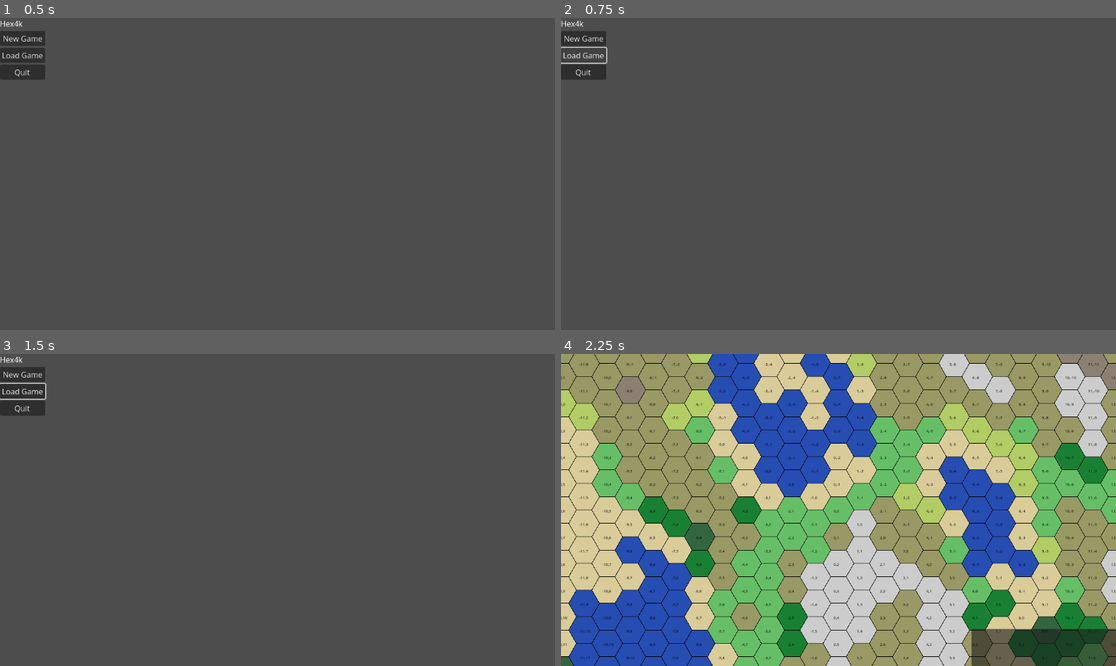
Above: before the commit, frames 1-4 (two rows, left to right).
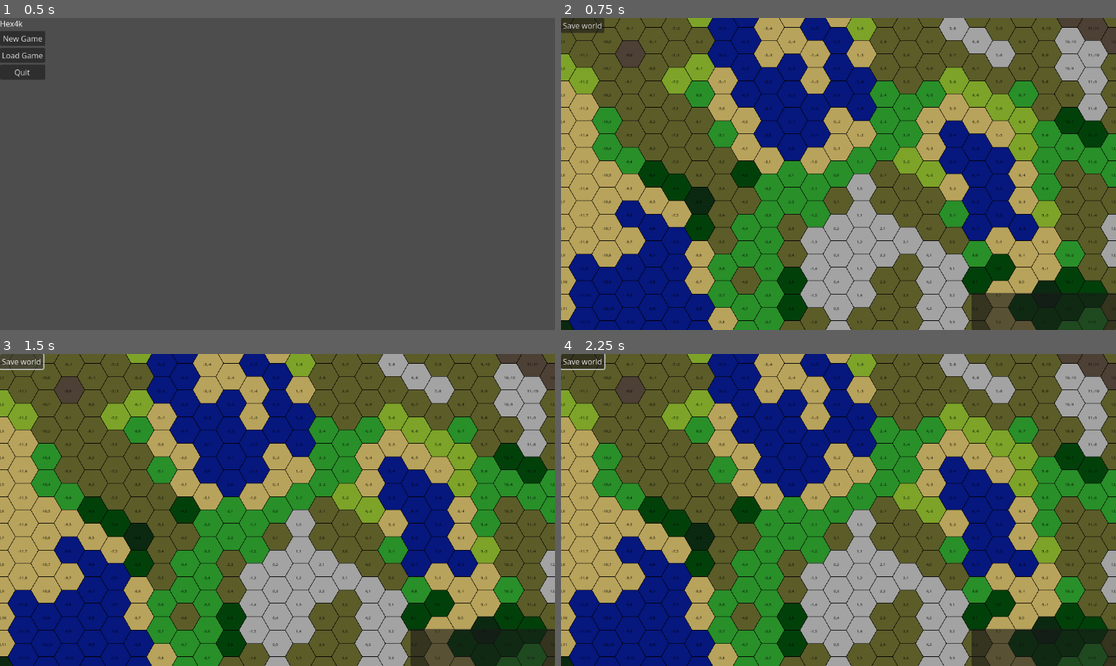
Above: after the commit, the same moments.

Repository: hyperbaton/hex4k
Game: Godot game, scene res://scenes/MainMenu.tscn
The game is run twice, just before and just after one commit, with the same random seed, the same clock (stepped at 60 frames per second) and the same inputs.
Inputs (mouse positions are in pixels of both pictures, inside the frame that each line leads up to):
- Up to frame 1 (0.5 s): no input
- Up to frame 2 (0.75 s): click "Load Game" at 0.5 s
- Up to frame 3 (1.5 s): click (22, 360) at 1.25 s, where only the run after the commit has a clickable "Save world"
- Up to frame 4 (2.25 s): click (583, 375) at 2 s, where only the run before the commit has a clickable "New Game"

Frame 1 is identical in both runs. In frame 2, 100% of the frame differs, in the area x 0-100%, y 0-100%; in frame 3, 100%; in frame 4, 97%.

Commit message:
Save and load games

Diff:
--- a/project.godot
+++ b/project.godot
@@ -15,6 +15,10 @@
 config/features=PackedStringArray("4.5", "Mobile")
 config/icon="res://icon.svg"
 
+[autoload]
+
+GameState="*res://src/core/GameState.gd"
+
 [dotnet]
 
 project/assembly_name="Hex4k"
--- a/scenes/GameRoot.tscn
+++ b/scenes/GameRoot.tscn
@@ -17,11 +17,3 @@
 script = ExtResource("3_653ys")
 
 [node name="World" parent="." instance=ExtResource("4_p13ka")]
-
-[node name="UI" type="CanvasLayer" parent="."]
-
-[node name="HUD" type="Control" parent="UI"]
-layout_mode = 3
-anchors_preset = 0
-offset_right = 40.0
-offset_bottom = 40.0
--- a/scenes/World.tscn
+++ b/scenes/World.tscn
@@ -1,9 +1,10 @@
-[gd_scene load_steps=5 format=3 uid="uid://dygkvii468c7v"]
+[gd_scene load_steps=6 format=3 uid="uid://dygkvii468c7v"]
 
 [ext_resource type="Script" uid="uid://cs824houtmiri" path="res://src/world/World.gd" id="1_7g83o"]
 [ext_resource type="Script" uid="uid://dmm1myogjxbjx" path="res://src/world/Camera.gd" id="2_d1c63"]
 [ext_resource type="Script" uid="uid://dnio28xxq5yxt" path="res://src/world/ChunkManager.gd" id="4_1lgw5"]
 [ext_resource type="Script" uid="uid://ddi1sqhd2lfj5" path="res://src/ui/TileInfoPanel.gd" id="4_d1c63"]
+[ext_resource type="Script" uid="uid://kowa1myr1x3l" path="res://src/ui/SaveButton.gd" id="5_1lgw5"]
 
 [node name="World" type="Node2D"]
 script = ExtResource("1_7g83o")
@@ -18,15 +19,11 @@
 
 [node name="Root" type="Control" parent="UI"]
 layout_mode = 3
-anchors_preset = 3
-anchor_left = 1.0
-anchor_top = 1.0
+anchors_preset = 15
 anchor_right = 1.0
 anchor_bottom = 1.0
-offset_left = -40.0
-offset_top = -40.0
-grow_horizontal = 0
-grow_vertical = 0
+grow_horizontal = 2
+grow_vertical = 2
 
 [node name="TileInfoPanel" type="PanelContainer" parent="UI/Root"]
 layout_mode = 1
@@ -52,3 +49,10 @@
 
 [node name="Terrain" type="Label" parent="UI/Root/TileInfoPanel/VBoxContainer"]
 layout_mode = 2
+
+[node name="SaveButton" type="Button" parent="UI/Root"]
+layout_mode = 1
+offset_right = 8.0
+offset_bottom = 8.0
+text = "Save world"
+script = ExtResource("5_1lgw5")
--- /dev/null
+++ b/src/core/GameState.gd
@@ -0,0 +1,16 @@
+extends Node
+
+enum Mode { NEW_GAME, LOAD_GAME }
+
+var mode: Mode = Mode.NEW_GAME
+var save_id: String = ""
+var world_seed: int = 12345
+
+func start_new_game(seed: int):
+	mode = Mode.NEW_GAME
+	world_seed = seed
+	save_id = "save_001"
+
+func load_game(save: String):
+	mode = Mode.LOAD_GAME
+	save_id = save
--- a/src/core/MainMenu.gd
+++ b/src/core/MainMenu.gd
@@ -3,9 +3,15 @@
 func _ready():
 	$CenterContainer/VBoxContainer/ButtonNewGame.pressed.connect(_on_new_game)
 	$CenterContainer/VBoxContainer/ButtonQuit.pressed.connect(_on_quit)
+	$CenterContainer/VBoxContainer/ButtonLoadGame.pressed.connect(_on_load_game)
 
 func _on_new_game():
+	GameState.start_new_game(randi())
 	get_tree().change_scene_to_file("res://scenes/GameRoot.tscn")
 
 func _on_quit():
 	get_tree().quit()
+
+func _on_load_game():
+	GameState.load_game("save_001")
+	get_tree().change_scene_to_file("res://scenes/GameRoot.tscn")
--- /dev/null
+++ b/src/model/ChunkData.gd
@@ -0,0 +1,36 @@
+extends RefCounted
+class_name ChunkData
+
+var coord: Vector2i  # (chunk_q, chunk_r)
+var tiles := {}      # Dictionary<Vector2i, TileData>
+
+static func save_chunk(chunk: ChunkData, path: String):
+	var file = FileAccess.open(path, FileAccess.WRITE)
+	print(FileAccess.get_open_error())
+	file.store_16(chunk.coord.x)
+	file.store_16(chunk.coord.y)
+
+	file.store_32(chunk.tiles.size())
+
+	for tile in chunk.tiles.values():
+		tile.write_tile(file, tile)
+
+	file.close()
+
+static func load_chunk(path: String) -> ChunkData:
+	var file = FileAccess.open(path, FileAccess.READ)
+
+	var chunk := ChunkData.new()
+	chunk.coord = Vector2i(file.get_16(), file.get_16())
+
+	var count = file.get_32()
+	for i in count:
+		var tile = HexTileData.read_tile(file)
+		var local = Vector2i(
+			tile.q - chunk.coord.x * WorldConfig.CHUNK_SIZE,
+			tile.r - chunk.coord.y * WorldConfig.CHUNK_SIZE
+		)
+		chunk.tiles[local] = tile
+
+	file.close()
+	return chunk
--- /dev/null
+++ b/src/model/HexTileData.gd
@@ -0,0 +1,35 @@
+extends RefCounted
+class_name HexTileData
+
+var q: int
+var r: int
+
+var altitude: float
+var humidity: float
+var temperature: float
+
+var terrain_id: String
+
+func write_tile(file: FileAccess, tile: HexTileData):
+	file.store_16(tile.q)
+	file.store_16(tile.r)
+
+	file.store_float(tile.altitude)
+	file.store_float(tile.humidity)
+	file.store_float(tile.temperature)
+
+	file.store_pascal_string(tile.terrain_id)
+
+static func read_tile(file: FileAccess) -> HexTileData:
+	var tile := HexTileData.new()
+
+	tile.q = file.get_16()
+	tile.r = file.get_16()
+
+	tile.altitude = file.get_float()
+	tile.humidity = file.get_float()
+	tile.temperature = file.get_float()
+
+	tile.terrain_id = file.get_pascal_string()
+
+	return tile
--- /dev/null
+++ b/src/ui/SaveButton.gd
@@ -0,0 +1,8 @@
+extends Button
+
+# Called when the node enters the scene tree for the first time.
+func _ready():
+	self.pressed.connect(_on_save_pressed)
+
+func _on_save_pressed():
+	get_node("../../../ChunkManager").save_world()
--- a/src/ui/TileInfoPanel.gd
+++ b/src/ui/TileInfoPanel.gd
@@ -8,8 +8,8 @@
 func show_tile(tile: HexTile):
 	visible = true
 	title_label.text = "Tile Information"
-	coords_label.text = "Coordinates: (%d, %d)" % [tile.q, tile.r]
-	terrain_label.text = "Terrain: %s" % tile.terrain_id
+	coords_label.text = "Coordinates: (%d, %d)" % [tile.data.q, tile.data.r]
+	terrain_label.text = "Terrain: %s" % tile.data.terrain_id
 
 func hide_panel():
 	visible = false
--- a/src/world/Chunk.gd
+++ b/src/world/Chunk.gd
@@ -1,14 +1,15 @@
 extends Node2D
 class_name Chunk
 
-var chunk_q: int
-var chunk_r: int
+var chunk_data: ChunkData
 
-func generate(generator: TileGenerator):
-	for q in range(WorldConfig.CHUNK_SIZE):
-		for r in range(WorldConfig.CHUNK_SIZE):
-			var world_q = chunk_q * WorldConfig.CHUNK_SIZE + q
-			var world_r = chunk_r * WorldConfig.CHUNK_SIZE + r
+func build_from_data(data: ChunkData):
+	chunk_data = data
 
-			var tile := generator.generate_tile(world_q, world_r)
-			add_child(tile)
+	for local_coord in data.tiles.keys():
+		var tile_data: HexTileData = data.tiles[local_coord]
+
+		var tile := HexTile.new()
+		tile.setup_from_data(tile_data)
+
+		add_child(tile)
--- a/src/world/ChunkManager.gd
+++ b/src/world/ChunkManager.gd
@@ -3,15 +3,25 @@
 
 @export var noise_seed := 12345
 
-var chunks := {}  # Dictionary<Vector2i, Chunk>
+var chunk_data := {}     # Dictionary<Vector2i, ChunkData>
+var loaded_chunks := {}  # Dictionary<Vector2i, Chunk>
 
 var generator: TileGenerator
+
+var current_save: String
 
 var selected_tile: HexTile = null
 signal tile_selected(tile: HexTile)
 
 func _ready():
-	generator = TileGenerator.new(noise_seed)
+
+	match GameState.mode:
+		GameState.Mode.NEW_GAME:
+			generator = TileGenerator.new(noise_seed)
+
+		GameState.Mode.LOAD_GAME:
+			generator = TileGenerator.new(noise_seed)
+			load_world(GameState.save_id)
 
 func _unhandled_input(event):
 	if event is InputEventMouseButton and event.pressed and event.button_index == MOUSE_BUTTON_LEFT:
@@ -27,7 +37,7 @@
 func select_tile(q: int, r: int):
 	for chunk in get_children():
 		for tile in chunk.get_children():
-			if tile.q == q and tile.r == r:
+			if tile.data.q == q and tile.data.r == r:
 				if selected_tile:
 					selected_tile.set_selected(false)
 				selected_tile = tile
@@ -43,6 +53,41 @@
 		floor(axial.y / WorldConfig.CHUNK_SIZE)
 	)
 
+func get_or_create_chunk_data(coord: Vector2i) -> ChunkData:
+	if chunk_data.has(coord):
+		return chunk_data[coord]
+
+	var path = get_chunk_path(coord)
+	var chunk: ChunkData
+
+	if FileAccess.file_exists(path):
+		chunk = ChunkData.load_chunk(path)
+	else:
+		chunk = generator.generate_chunk_data(coord.x, coord.y)
+
+	chunk_data[coord] = chunk
+	return chunk
+
+func load_chunk(coord: Vector2i):
+	if loaded_chunks.has(coord):
+		return
+
+	var data = get_or_create_chunk_data(coord)
+
+	var chunk := Chunk.new()
+	chunk.build_from_data(data)
+	add_child(chunk)
+
+	loaded_chunks[coord] = chunk
+
+func unload_chunk(coord: Vector2i):
+	if not loaded_chunks.has(coord):
+		return
+
+	loaded_chunks[coord].queue_free()
+	loaded_chunks.erase(coord)
+
+
 func update_chunks(camera_pos: Vector2):
 	var center_chunk = get_chunk_coords(camera_pos)
 
@@ -51,21 +96,82 @@
 		for dr in range(-WorldConfig.CHUNK_RADIUS, WorldConfig.CHUNK_RADIUS + 1):
 			var coord = center_chunk + Vector2i(dq, dr)
 			needed[coord] = true
-			if not chunks.has(coord):
+			if not loaded_chunks.has(coord):
 				load_chunk(coord)
 
-	for coord in chunks.keys():
+	for coord in loaded_chunks.keys():
 		if not needed.has(coord):
 			unload_chunk(coord)
 
-func load_chunk(coord: Vector2i):
-	var chunk := Chunk.new()
-	chunk.chunk_q = coord.x
-	chunk.chunk_r = coord.y
-	chunk.generate(generator)
-	add_child(chunk)
-	chunks[coord] = chunk
+func save_world():
+	for coord in chunk_data.keys():
+		ChunkData.save_chunk(
+			chunk_data[coord],
+			get_chunk_path(coord)
+		)
 
-func unload_chunk(coord: Vector2i):
-	chunks[coord].queue_free()
-	chunks.erase(coord)
+func get_chunk_path(coord: Vector2i) -> String:
+	var dir = DirAccess.open("user://")
+	if not dir.dir_exists("user://saves/"):
+		dir.make_dir("user://saves/")
+
+	if not dir.dir_exists("user://saves/save_001/"):
+		dir.make_dir("user://saves/save_001/")
+
+	if not dir.dir_exists("user://saves/save_001/chunks/"):
+		dir.make_dir("user://saves/save_001/chunks/")
+
+	return "user://saves/save_001/chunks/chunk_%d_%d.bin" % [coord.x, coord.y]
+
+func load_world(save_id: String):
+	current_save = save_id
+	load_visible_chunks()
+
+func load_meta():
+	var path = "user://saves/%s/meta.json" % current_save
+	var file = FileAccess.open(path, FileAccess.READ)
+	var meta = JSON.parse_string(file.get_as_text())
+	GameState.world_seed = meta.seed
+
+func get_camera_chunk() -> Vector2i:
+	var cam_pos = get_node("../Camera2D").global_position
+	var axial = WorldUtil.pixel_to_axial(cam_pos)
+	return Vector2i(
+		floori(axial.x / WorldConfig.CHUNK_SIZE),
+		floori(axial.y / WorldConfig.CHUNK_SIZE)
+	)
+
+func get_visible_chunk_coords(center: Vector2i) -> Array[Vector2i]:
+	var result: Array[Vector2i] = []
+
+	for dq in range(-WorldConfig.CHUNK_RADIUS, WorldConfig.CHUNK_RADIUS + 1):
+		for dr in range(-WorldConfig.CHUNK_RADIUS, WorldConfig.CHUNK_RADIUS + 1):
+			result.append(center + Vector2i(dq, dr))
+
+	return result
+
+func spawn_chunk_node(coord: Vector2i, data: ChunkData):
+	if loaded_chunks.has(coord):
+		return
+
+	var node = Chunk.new()
+	node.build_from_data(data)
+
+	add_child(node)
+	loaded_chunks[coord] = node
+
+func unload_far_chunks(visible: Array[Vector2i]):
+	for coord in loaded_chunks.keys():
+		if not visible.has(coord):
+			loaded_chunks[coord].queue_free()
+			loaded_chunks.erase(coord)
+
+func load_visible_chunks():
+	var center = get_camera_chunk()
+	var visible_chunks = get_visible_chunk_coords(center)
+
+	for coord in visible_chunks:
+		var data = get_or_create_chunk_data(coord)
+		spawn_chunk_node(coord, data)
+
+	unload_far_chunks(visible_chunks)
--- a/src/world/HexTile.gd
+++ b/src/world/HexTile.gd
@@ -6,14 +6,13 @@
 var building_id: String = "empty"
 var unit_id: String = "empty"
 
-var q: int
-var r: int
+var data: HexTileData
 
-var altitude: float
-var humidity: float
-var temperature: float
+func setup_from_data(p_data: HexTileData):
+	data = p_data
 
-const HEX_SIZE := 32.0
+	position = WorldUtil.axial_to_pixel(data.q, data.r)
+	update_visual()
 
 var selected := false
 
@@ -28,7 +27,7 @@
 	draw_string(
 		ThemeDB.fallback_font,
 		Vector2(-10, 5),
-		"%d,%d" % [q, r],
+		"%d,%d" % [data.q, data.r],
 		HORIZONTAL_ALIGNMENT_CENTER,
 		-1,
 		8,
@@ -46,13 +45,16 @@
 	for i in range(6):
 		var angle = PI / 3 * i + PI / 6
 		points.append(Vector2(
-			HEX_SIZE * sin(angle),
-			HEX_SIZE * cos(angle)
+			WorldConfig.HEX_SIZE * sin(angle),
+			WorldConfig.HEX_SIZE * cos(angle)
 		))
 	return points
 
+func update_visual():
+	modulate = get_terrain_color()
+
 func get_terrain_color() -> Color:
-	match terrain_id:
+	match data.terrain_id:
 		"water": return Color(0.2, 0.4, 0.8)
 		"forest": return Color(0.1, 0.5, 0.2)
 		"hills": return Color(0.6, 0.6, 0.4)
--- a/src/world/TileGenerator.gd
+++ b/src/world/TileGenerator.gd
@@ -29,8 +29,22 @@
 	temperature_noise.noise_type = FastNoiseLite.TYPE_SIMPLEX
 	temperature_noise.frequency = temperature_scale
 
-func generate_tile(q: float, r:float) -> HexTile:
-	var tile := HexTile.new()
+func generate_chunk_data(chunk_q: int, chunk_r: int) -> ChunkData:
+	var chunk := ChunkData.new()
+	chunk.coord = Vector2i(chunk_q, chunk_r)
+
+	for q in range(WorldConfig.CHUNK_SIZE):
+		for r in range(WorldConfig.CHUNK_SIZE):
+			var world_q = chunk_q * WorldConfig.CHUNK_SIZE + q
+			var world_r = chunk_r * WorldConfig.CHUNK_SIZE + r
+
+			var tile_data = generate_tile_data(world_q, world_r)
+			chunk.tiles[Vector2i(q, r)] = tile_data
+
+	return chunk
+
+func generate_tile_data(q: float, r:float) -> HexTileData:
+	var tile := HexTileData.new()
 	if max(abs(q), abs(r), abs(-q - r)) > WorldConfig.MAX_MAP_RADIUS:
 		tile.terrain_id = "void"
 		return tile
@@ -42,7 +56,7 @@
 	var humidity = get_humidity(q, r)
 	tile.humidity = humidity
 	tile.terrain_id = get_terrain_from_altitude(altitude, humidity)
-	tile.position = WorldUtil.axial_to_pixel(q, r)
+	#tile.position = WorldUtil.axial_to_pixel(q, r)
 	return tile
 
 func get_altitude(q: int, r: int) -> float:
--- a/src/world/World.gd
+++ b/src/world/World.gd
@@ -6,6 +6,12 @@
 
 func _ready():
 	chunk_manager.tile_selected.connect(_on_tile_selected)
+	match GameState.mode:
+		GameState.Mode.NEW_GAME:
+			start_new_world()
+
+		GameState.Mode.LOAD_GAME:
+			load_existing_world()
 
 func _on_tile_selected(tile: HexTile):
 	tile_info_panel.show_tile(tile)
@@ -15,3 +21,10 @@
 
 func _process(_delta):
 	chunk_manager.update_chunks(camera.global_position)
+
+func start_new_world():
+	chunk_manager.noise_seed = GameState.world_seed
+	#chunk_manager.initialize_new_world()
+
+func load_existing_world():
+	chunk_manager.load_world(GameState.save_id)
Not shown, added: src/core/GameState.gd.uid
Not shown, added: src/model/ChunkData.gd.uid
Not shown, added: src/model/HexTileData.gd.uid
Not shown, added: src/ui/SaveButton.gd.uid
